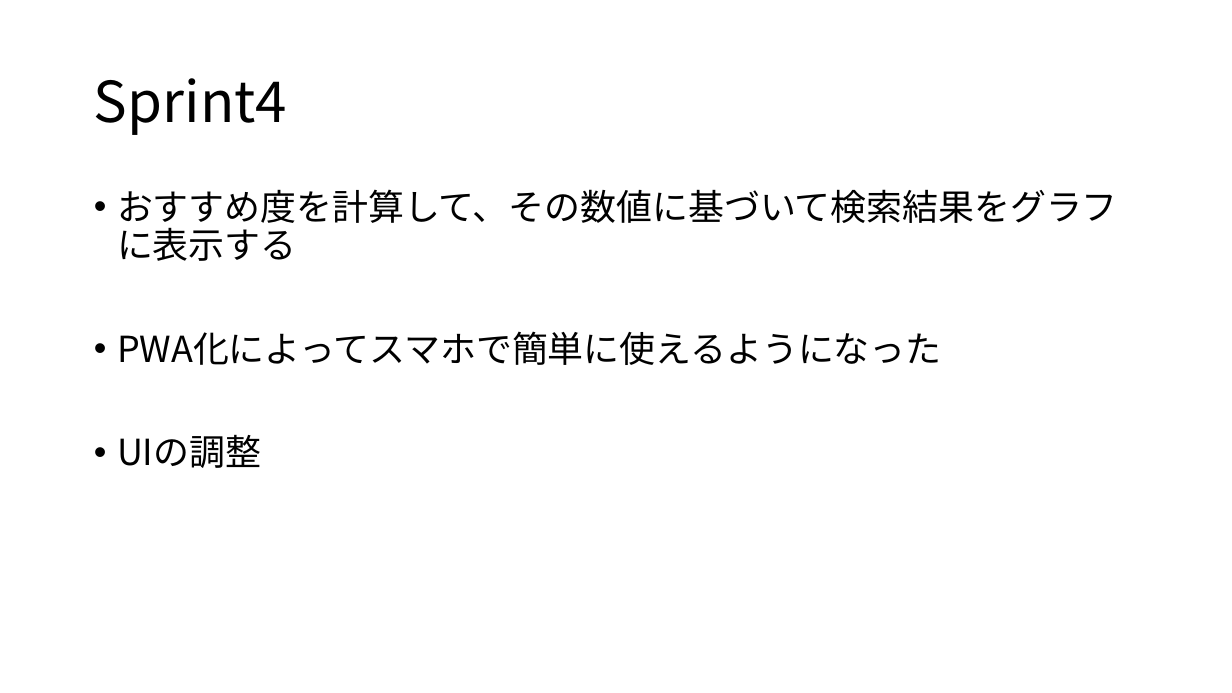
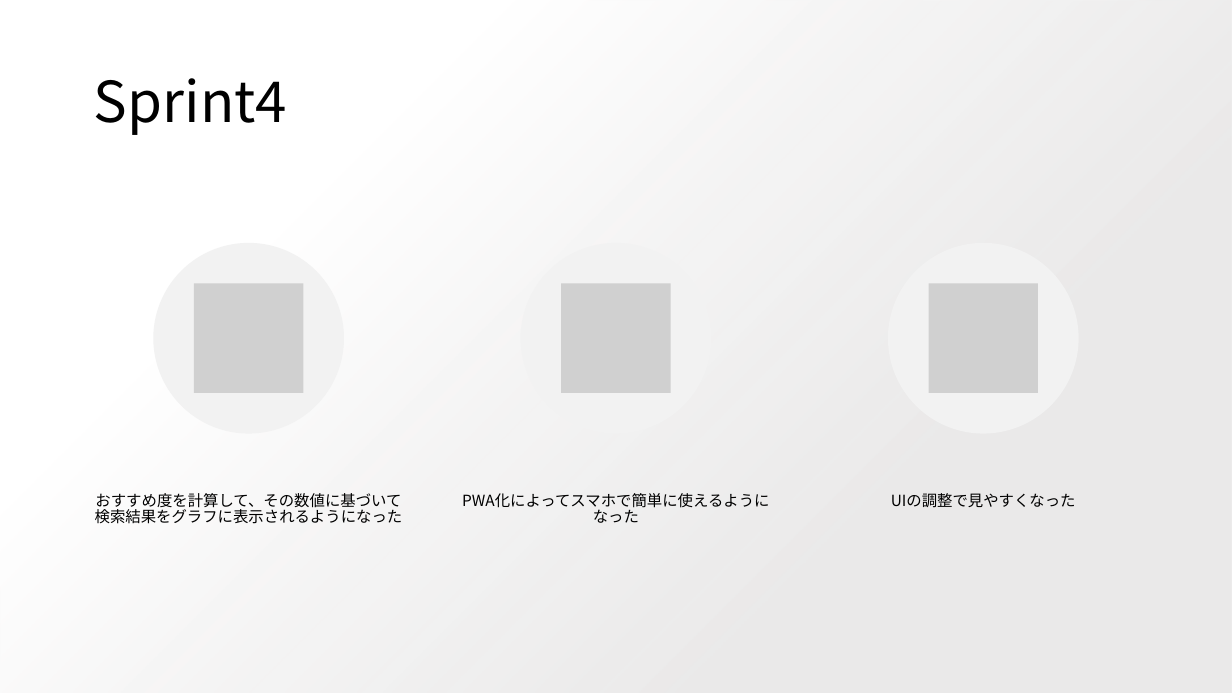
Before and after one commit to limich001/PlaySpace, a slide deck: slide 11 of プレゼンのやつ.pptx (slide 9 before the commit). Drawn at 1232x693 pixels with LibreOffice and Linux fonts; fonts in the diff are those of the drawing; grey boxes stand for pictures; background and template pictures are left out. Boxes give left, top, right and bottom in pixels: in the first picture for what was removed or moved away, otherwise in the second. Text is boxed around its words. In the diff, an @@ line names an element or a change of style, - is before the commit and + after.

```diff
--- a/プレゼンのやつ.pptx
+++ b/プレゼンのやつ.pptx
@@ rectangle added at [0,0,1232,693], fill gradient #E7E6E6 to #FFFFFF @@
@@ text at [95,493,403,524]: text changed; size 28 to 12 pt @@
-• おすすめ度を計算して、その数値に基づいて検索結果をグラフに表示する
-• PWA化によってスマホで簡単に使えるようになった
-• UIの調整
+おすすめ度を計算して、その数値に基づいて検索結果をグラフに表示されるようになった
@@ group added at [153,243,1079,567]: 3 ellipses, 3 pictures, 2 texts @@
+PWA化によってスマホで簡単に使えるようになった
+UIの調整で見やすくなった
```
Also in this commit, not shown: 8 other slides changed, 3 slides added.
